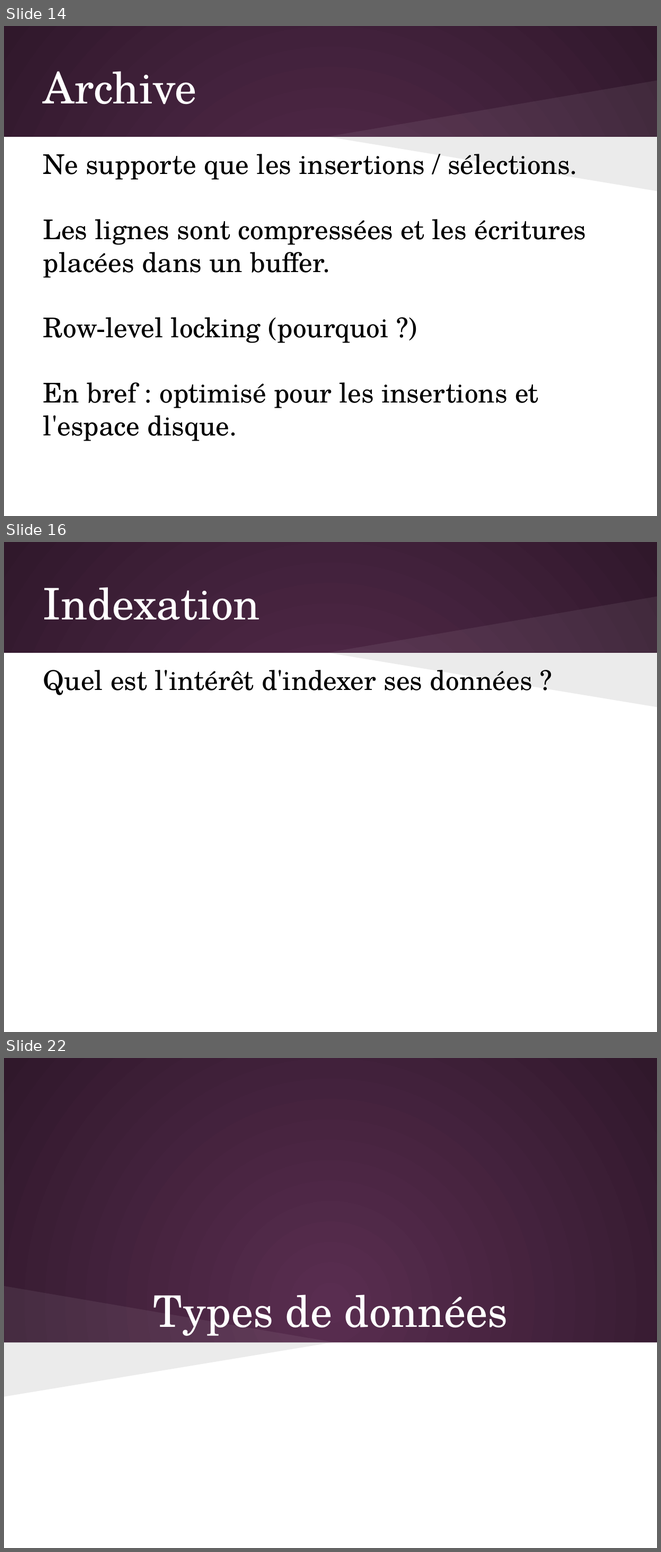
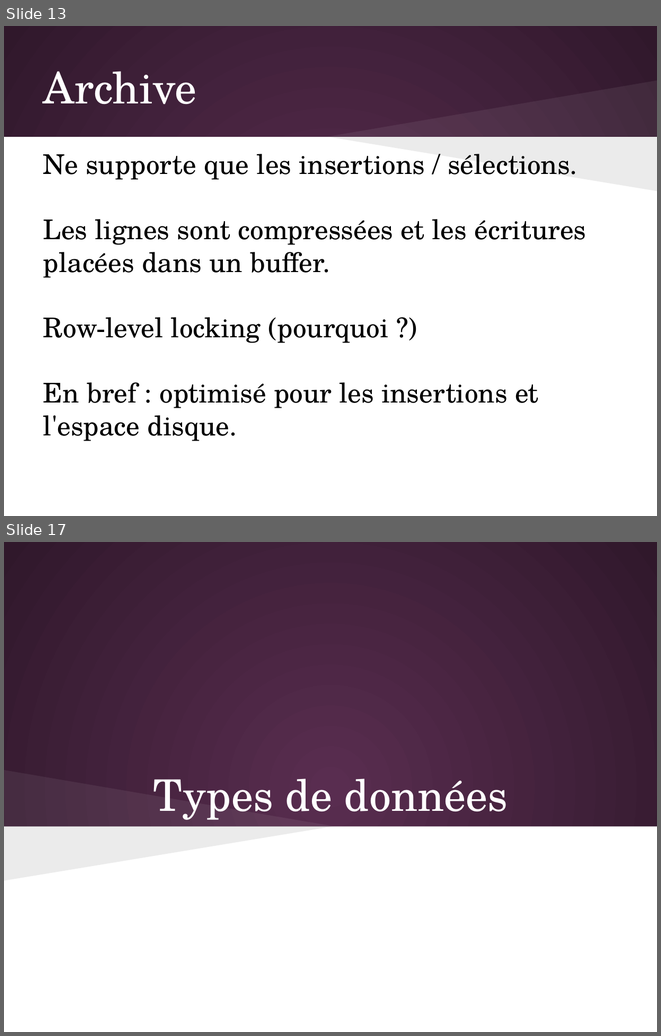
Before and after one commit to olivier-pitton/dant, a slide deck: mysql/Cours_MySQL.pptx. Shown one above the other, each under a label of ours: slides 14, 16 and 22 before the commit, slides 13 and 17 after it; the slides between them are not shown. The pictures are 661x1552 and 661x1036 pixels, drawn with LibreOffice and Linux fonts; fonts in the diff are those of the drawing. Boxes give left, top, right and bottom in pixels: in the first picture for what was removed or moved away, otherwise in the second. Text is boxed around its words. In the diff, an @@ line names an element or a change of style, - is before the commit and + after.

```diff
--- a/mysql/Cours_MySQL.pptx
+++ b/mysql/Cours_MySQL.pptx
@@ slide 16 removed at box(4, 542, 657, 1032), background gradient #592D50 to #30182B; not listed: 3 template elements that a slide beside it also shows @@
@@ title removed at box(43, 587, 260, 620) @@
-Indexation
@@ text removed at box(43, 670, 532, 695) @@
-Quel est l'intérêt d'indexer ses données ?
@@ what was slide 14 is now slide 13 @@
@@ what was slide 22 is now slide 17 @@
```
Also in this commit, not shown: 2 slides added, 6 other slides removed, 3 other files.
